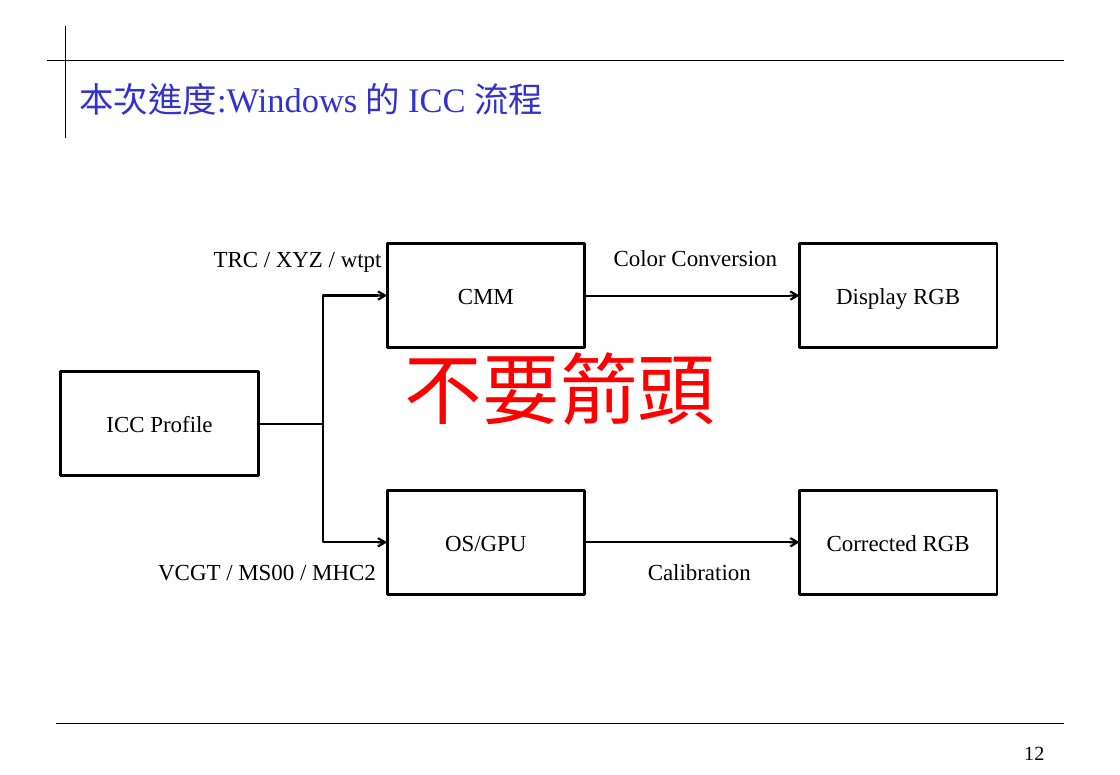
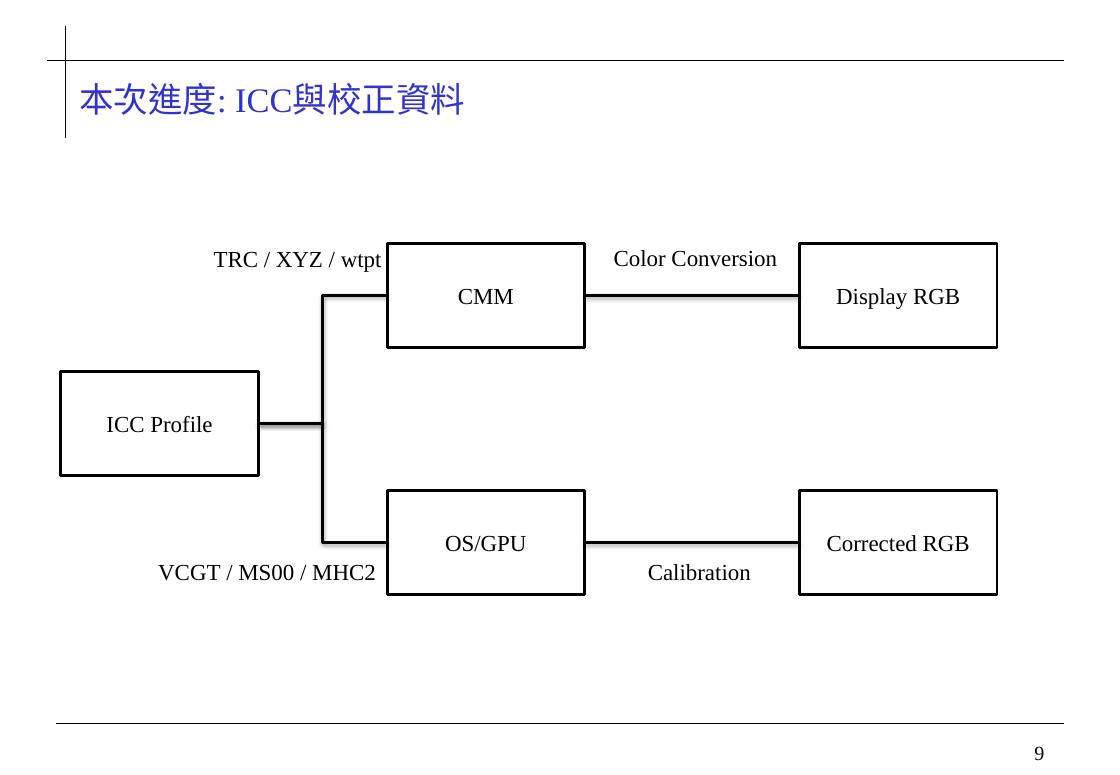
Before and after one commit to 0ilasis0/home, a slide deck: slide 9 of ICCPROFILE_0920.pptx (slide 12 before the commit). Drawn at 1120x775 pixels with LibreOffice and Linux fonts; fonts in the diff are those of the drawing; background and template pictures are left out. Boxes give left, top, right and bottom in pixels: in the first picture for what was removed or moved away, otherwise in the second. Text is boxed around its words. In the diff, an @@ line names an element or a change of style, - is before the commit and + after.

```diff
--- a/ICCPROFILE_0920.pptx
+++ b/ICCPROFILE_0920.pptx
@@ title at [79,83,465,115]: text changed @@
-本次進度:Windows 的 ICC 流程
+本次進度: ICC與校正資料
@@ elbow arrow moved from (259, 424) - (387, 296) to (387, 296) - (259, 424) @@
@@ elbow arrow (387, 296) - (259, 424): elbow arrow to elbow line; stroke #000000 1.5 pt to #000000 2 pt @@
@@ arrow (585, 296) - (799, 296): arrow to line; stroke #000000 1.5 pt to #000000 2 pt @@
@@ text removed at [405,339,715,425] @@
-不要箭頭
@@ elbow arrow moved from (259, 424) - (387, 543) to (387, 543) - (259, 424) @@
@@ elbow arrow (387, 543) - (259, 424): elbow arrow to elbow line; stroke #000000 1.5 pt to #000000 2 pt @@
@@ arrow (585, 543) - (799, 543): arrow to line; stroke #000000 1.5 pt to #000000 2 pt @@
@@ page number at [1034,746,1044,761]: text changed @@
-12
+9
```
Also in this commit, not shown: 4 other slides changed, 1 slide added, 1 slide removed.
